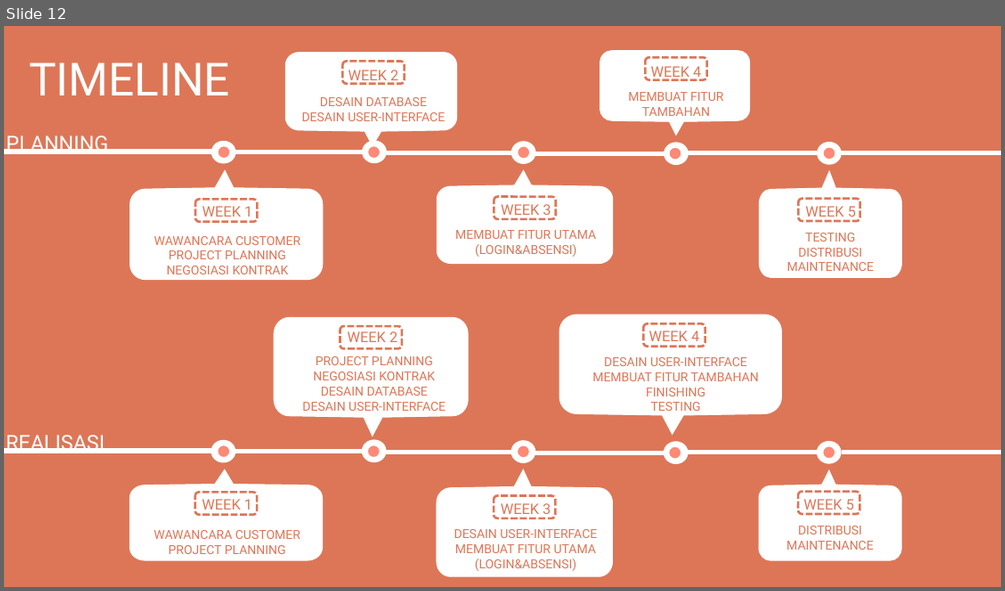
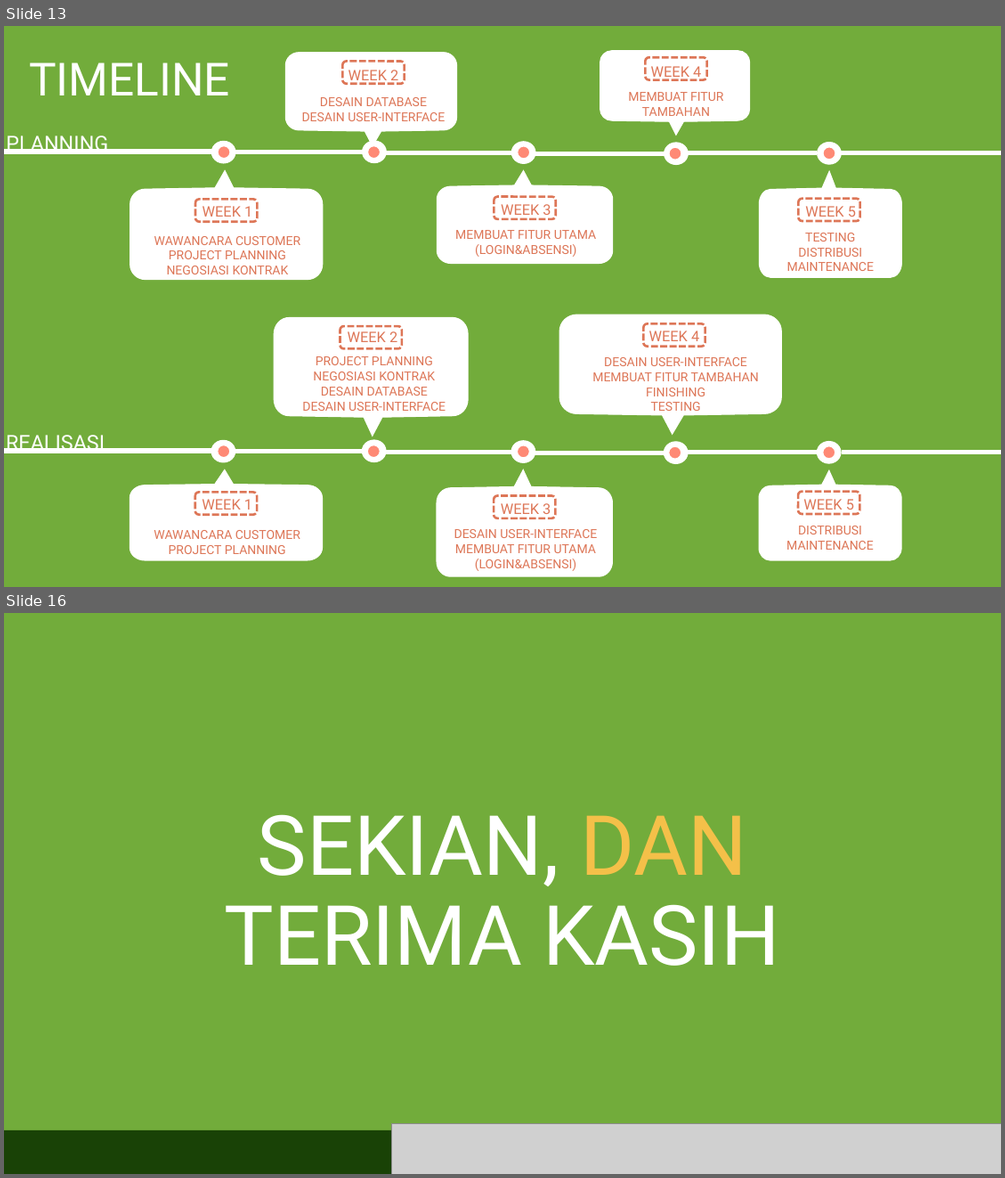
Before and after one commit to ripasfilqadar/mppl, a slide deck: buat demo/CikoroFarm.pptx. Shown one above the other, each under a label of ours: slide 12 before the commit, slides 13 and 16 after it; the slides between them are not shown. The pictures are 1005x591 and 1005x1178 pixels, drawn with LibreOffice and Linux fonts; fonts in the diff are those of the drawing; grey boxes stand for pictures. Boxes give left, top, right and bottom in pixels: in the first picture for what was removed or moved away, otherwise in the second. Text is boxed around its words. In the diff, an @@ line names an element or a change of style, - is before the commit and + after.

```diff
--- a/buat demo/CikoroFarm.pptx
+++ b/buat demo/CikoroFarm.pptx
@@ slide 16 added at (4, 613, 1001, 1174), background #72AC3B @@
@@ title added at (224, 814, 780, 965), 80 pt, text #FFFFFF @@
+SEKIAN, DAN
+TERIMA KASIH
@@ rectangle added at (4, 1130, 407, 1174), fill #194206 @@
@@ picture added at (392, 1123, 1001, 1174) @@
@@ what was slide 12 is now slide 13 @@
@@ slide 13 changed as well @@
@@ background #DD7657 to #72AC3B @@
```
Also in this commit, not shown: 9 other slides changed, 5 other slides added, 6 slides removed.
